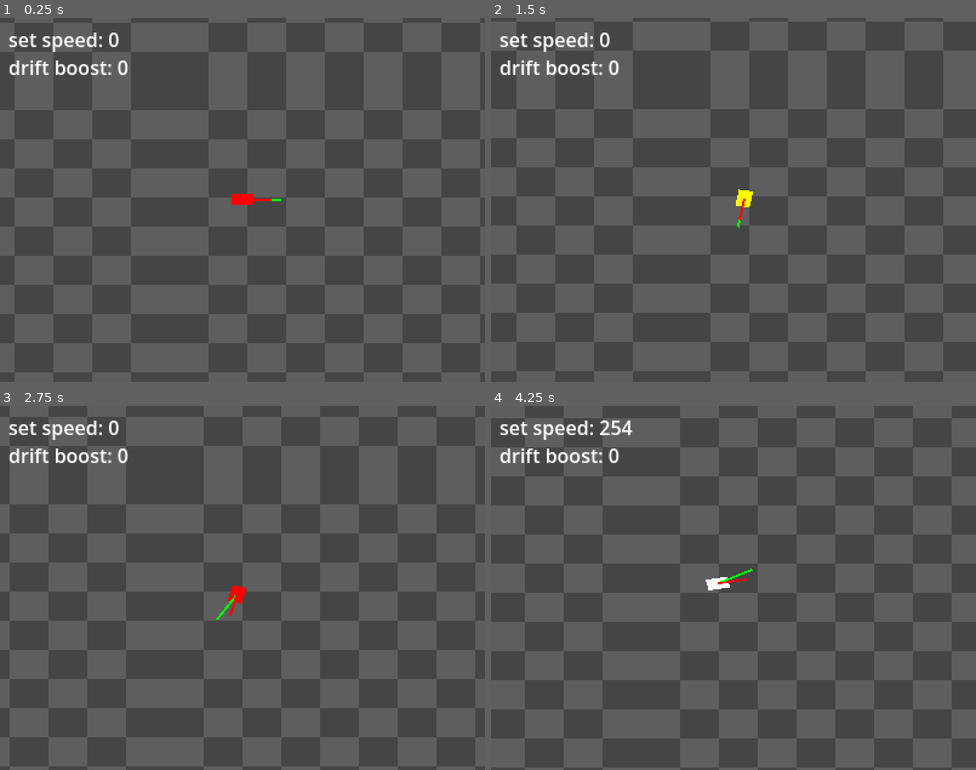
Above: before the commit, frames 1-4 (two rows, left to right).
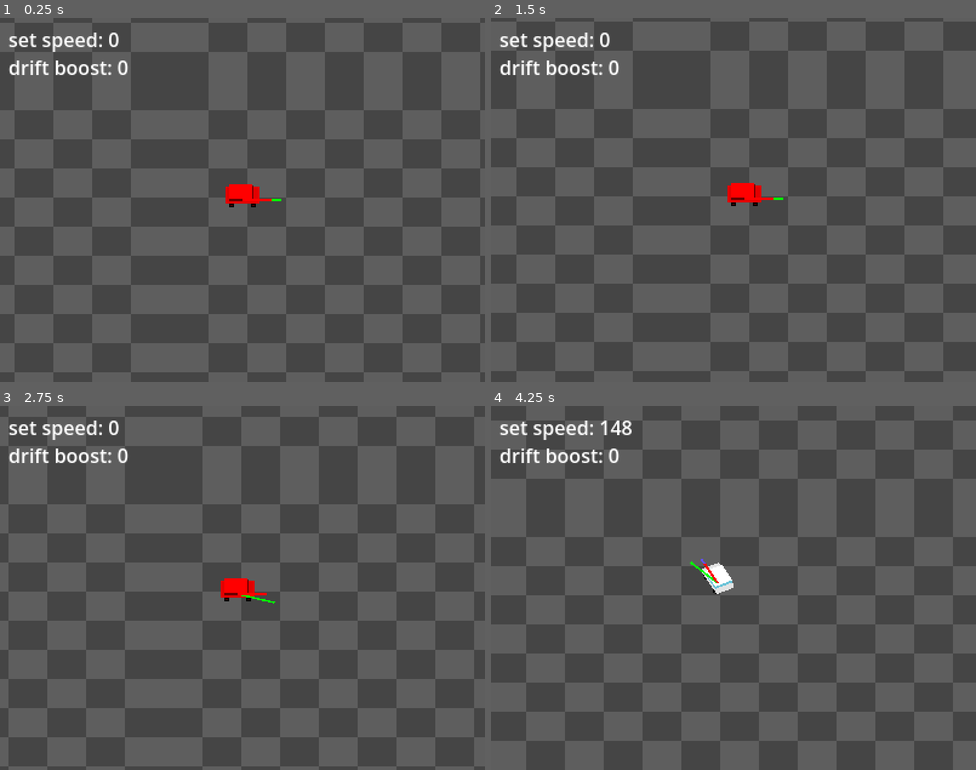
Above: after the commit, the same moments.

Repository: kaiakairos/yeehawDrive
Game: Godot game, scene res://world_scenes/test/test_track.tscn
Same seed, same stepped clock (60 frames per second), same inputs: the game is played once before the commit and once after it. The project has no main scene, so this scene is started directly.
Inputs (mouse positions are in pixels of both pictures, inside the frame that each line leads up to):
- Up to frame 1 (0.25 s): no input
- Up to frame 2 (1.5 s): tap Enter at 0.5 s; move the mouse to (840, 181) at 0.52 s; hold D (turnRight) 0.53-1.28 s; hold Space (hop) 0.53-1.28 s; move the mouse to (636, 218) at 1.27 s; hold S (brake) from 1.28 s (still down); tap Space (hop) at 1.35 s
- Up to frame 3 (2.75 s): tap Space (hop) at 1.52, 1.82, 2 s; move the mouse to (291, 507) at 2.02 s; release S (brake) at 2.03 s; hold D (turnRight) from 2.03 s (still down); hold Space (hop) from 2.03 s (still down)
- Up to frame 4 (4.25 s): tap Enter at 2.75 s; move the mouse to (709, 660) at 2.77 s; release D (turnRight) at 2.78 s; release Space (hop) at 2.78 s; hold W (accelerate) 2.78-3.53 s; tap Space (hop) at 2.85, 3.02, 3.32 s; move the mouse to (879, 642) at 3.52 s; hold A (turnLeft) from 3.53 s (still down); hold Space (hop) from 3.53 s (still down)

The runs differ from the first frame. In frame 1, 0.3% of the frame differs, in the area x 46-54%, y 45-52%; in frame 2, 0.5%; in frame 3, 3.4%; in frame 4, 56%, in the area x 0-100%, y 0-100%.

Commit message:
some baloney

Diff:
--- /dev/null
+++ b/object_scenes/effects/tireTracks/tire_tracks.gd
@@ -0,0 +1,16 @@
+extends Node2D
+
+var reset:float = 0.0
+
+func _process(delta: float) -> void:
+	reset += delta
+	modulate.a = 1.0 - reset
+	if reset > 1.0:
+		queue_free()
+
+func addPoints(point1:Vector2,point2:Vector2,point3:Vector2,point4:Vector2) -> void:
+	$Line2D.add_point(point1)
+	$Line2D2.add_point(point2)
+	$Line2D3.add_point(point3)
+	$Line2D4.add_point(point4)
+	reset = 0.0
--- /dev/null
+++ b/object_scenes/effects/tireTracks/tire_tracks.tscn
@@ -0,0 +1,30 @@
+[gd_scene format=3 uid="uid://crwggixjc8eb4"]
+
+[ext_resource type="Script" uid="uid://bv74wdsypd72a" path="res://object_scenes/effects/tireTracks/tire_tracks.gd" id="1_ablhx"]
+
+[sub_resource type="Gradient" id="Gradient_aol4k"]
+colors = PackedColorArray(0, 0, 0, 0, 0, 0, 0, 0.6784314)
+
+[node name="TireTracks" type="Node2D" unique_id=2111373638]
+z_index = -10
+script = ExtResource("1_ablhx")
+
+[node name="Line2D" type="Line2D" parent="." unique_id=991341724]
+width = 2.0
+default_color = Color(0, 0, 0, 0.6901961)
+gradient = SubResource("Gradient_aol4k")
+
+[node name="Line2D2" type="Line2D" parent="." unique_id=2142011179]
+width = 2.0
+default_color = Color(0, 0, 0, 0.6901961)
+gradient = SubResource("Gradient_aol4k")
+
+[node name="Line2D3" type="Line2D" parent="." unique_id=403483449]
+width = 2.0
+default_color = Color(0, 0, 0, 0.6901961)
+gradient = SubResource("Gradient_aol4k")
+
+[node name="Line2D4" type="Line2D" parent="." unique_id=1036788860]
+width = 2.0
+default_color = Color(0, 0, 0, 0.6901961)
+gradient = SubResource("Gradient_aol4k")
--- a/object_scenes/player/playerCar.tscn
+++ b/object_scenes/player/playerCar.tscn
@@ -7,6 +7,10 @@
 _limits = [0.0, 0.2, 0.0, 1.0]
 _data = [Vector2(0, 0), 0.0, 1.1109314, 0, 0, Vector2(0.5061224, 0.2), 0.0, 0.0, 0, 0]
 point_count = 2
+
+[sub_resource type="Curve" id="Curve_2mpte"]
+_data = [Vector2(0, 0), 0.0, 3.9834328, 0, 0, Vector2(0.5098039, 1), 0.0, 0.0, 0, 0, Vector2(1, 0), -3.7420135, 0.0, 0, 0]
+point_count = 3
 
 [sub_resource type="CircleShape2D" id="CircleShape2D_kytb2"]
 radius = 6.0827627
@@ -19,6 +23,7 @@
 [node name="PlayerCar" type="CharacterBody2D" unique_id=1822216303]
 script = ExtResource("1_rsetr")
 turnStrengthCurve = SubResource("Curve_rsetr")
+hopAnimationCurve = SubResource("Curve_2mpte")
 
 [node name="CollisionShape2D" type="CollisionShape2D" parent="." unique_id=83995325]
 shape = SubResource("CircleShape2D_kytb2")
@@ -28,14 +33,21 @@
 
 [node name="rotationOrigin" type="Node2D" parent="SpriteGroup" unique_id=147573893]
 
-[node name="ColorRect" type="ColorRect" parent="SpriteGroup/rotationOrigin" unique_id=1884349851]
-offset_left = -9.0
-offset_top = -6.0
-offset_right = 9.0
-offset_bottom = 6.0
+[node name="otherRotate" type="Node2D" parent="SpriteGroup" unique_id=1867736109]
+
+[node name="Marker2D" type="Marker2D" parent="SpriteGroup/otherRotate" unique_id=1116236888]
+position = Vector2(9, -6.666667)
+
+[node name="Marker2D2" type="Marker2D" parent="SpriteGroup/otherRotate" unique_id=976792982]
+position = Vector2(9, 6.666667)
+
+[node name="Marker2D3" type="Marker2D" parent="SpriteGroup/otherRotate" unique_id=405500148]
+position = Vector2(-9, 6.666667)
+
+[node name="Marker2D4" type="Marker2D" parent="SpriteGroup/otherRotate" unique_id=74391056]
+position = Vector2(-9, -6.666667)
 
 [node name="actualVel" type="Line2D" parent="SpriteGroup" unique_id=1269617731]
-visible = false
 points = PackedVector2Array(100, -1, 0, -1)
 width = 2.0
 default_color = Color(0.38169557, 0.31337723, 1, 1)
--- a/object_scenes/player/player_car.gd
+++ b/object_scenes/player/player_car.gd
@@ -9,31 +9,42 @@
 var carDirection :Vector2 = Vector2.RIGHT
 
 var currentSpeed :float = 0.0
-var maxSpeed :float = 320.0
-var absoluteMaxSpeed :float = 640.0
+var maxSpeed :float = 380.0
+var absoluteMaxSpeed :float = 700.0
 
 var tractionLimitDot :float = 0.7
 var state :int = 0 # 0 drive, 1 hopping
 
+@export var hopAnimationCurve :Curve
 var hopTimer :float = 0.0
+const hopTimeAmount :float = 0.25
 
 var drifting : bool = false
 var driftboost :float = 0.0
 
 var trueVelocity :Vector2 = Vector2.ZERO
+var driftVelLengthSave :float = 0.0
+
+var assignedTireTrack :Node2D = null
+
+func _ready() -> void:
+	# generate sprite sheet automatically
+	var frameTotal :int = 20
+	for i in range(frameTotal):
+		var spr :Sprite2D = Sprite2D.new()
+		spr.texture = load("res://object_scenes/player/sprites/greenSquare.png")
+		spr.hframes = frameTotal
+		spr.frame = i
+		$SpriteGroup/rotationOrigin.add_child(spr)
 
 func _process(delta: float) -> void:
 	processWheelDirection(delta)
-
-
-
-
-	if Input.is_action_just_pressed("hop") and state == 0:
+	if Input.is_action_just_pressed("hop") and state == 0 and !drifting:
 		state = 1
 		hopTimer = 0.0
 		driftboost = 0.0
 
-	print(driftboost)
+	#print(driftboost)
 
 	match state:
 		0: # drive
@@ -43,45 +54,73 @@
 				if currentSpeed < maxSpeed:
 					currentSpeed = move_toward(currentSpeed,maxSpeed,delta*800.0)
 				else:
-					currentSpeed = move_toward(currentSpeed,maxSpeed,delta*10.0)
+					currentSpeed = move_toward(currentSpeed,maxSpeed,delta*60.0)
 			elif Input.is_action_pressed("brake"):
 				currentSpeed = move_toward(currentSpeed,0.0,delta*800.0)
 			else:
 				currentSpeed = move_toward(currentSpeed,0.0,delta*100.0)
 
 			var dot :float = carDirection.normalized().dot(trueVelocity.normalized())
-			#print(dot)
+			var dotReversed :float = 1.0 - abs(dot) # = 1.0 if drift perpendicular, 0.0 if parallel
 			if dot > tractionLimitDot:
 				trueVelocity = trueVelocity.move_toward(carDirection.normalized() * currentSpeed,delta*1800.0)
-				$SpriteGroup/rotationOrigin/ColorRect.color = Color.WHITE
+				$SpriteGroup/rotationOrigin.modulate = Color.WHITE
 				if drifting:
-					currentSpeed = maxSpeed + driftboost
+					currentSpeed = currentSpeed + driftboost
 					trueVelocity = trueVelocity.move_toward(carDirection.normalized() * currentSpeed,delta*1200.0)
 				drifting = false
 				driftboost = 0.0
 			else:
+
 				if Input.is_action_pressed("hop"):
-					trueVelocity += trueVelocity * 0.01 * (1.0 - abs(dot))
-					trueVelocity = trueVelocity.move_toward(carDirection.normalized() * currentSpeed,delta*500.0)
-
+					if Input.is_action_pressed("accelerate"):
+						trueVelocity = trueVelocity.move_toward(carDirection.normalized() * currentSpeed,delta*900.0)
+					else:
+						driftVelLengthSave = move_toward(driftVelLengthSave,0.0,delta*400.0)
+					trueVelocity = trueVelocity.normalized() * driftVelLengthSave
+					var um :float = abs(dot)
+					if um < 0.2:
+						um = 0.0
+					driftVelLengthSave = move_toward(driftVelLengthSave,0.0,delta*900.0 * um)
+					if trueVelocity.length() <= 0.0001:
+						printerr("Safety Stillness Protocal activated")
+						trueVelocity = carDirection.normalized()
 				else:
 					trueVelocity = trueVelocity.move_toward(carDirection.normalized() * currentSpeed,delta*800.0)
-				$SpriteGroup/rotationOrigin/ColorRect.color = Color.RED
+					driftVelLengthSave = trueVelocity.length()
+				$SpriteGroup/rotationOrigin.modulate = Color.RED
+				if !drifting:
+					createNewTireTrack()
 				drifting = true
-				driftboost += (6.0 * (1.0 - abs(dot))) * min(currentSpeed / maxSpeed,1.0)
+
+
+				driftboost += (6.0 * dotReversed) * min(currentSpeed / maxSpeed,1.0)
 		1: # hopping
 			carDirection = carDirection.rotated( wheelFacingAngle * delta * 8.0 )
-			$SpriteGroup/rotationOrigin/ColorRect.color = Color.YELLOW
+			$SpriteGroup/rotationOrigin.modulate = Color.YELLOW
 			hopTimer += delta
-			if hopTimer > 0.25:
+			if hopTimer > hopTimeAmount:
 				state = 0
+				driftVelLengthSave = trueVelocity.length()
+			$SpriteGroup/rotationOrigin.position.y = hopAnimationCurve.sample( hopTimer/hopTimeAmount) * -8.0
 
-
+	#print(trueVelocity)
 	velocity = trueVelocity * Vector2(1.0,0.75)
 	move_and_slide()
 
+
+	if drifting:
+		if is_instance_valid(assignedTireTrack):
+					assignedTireTrack.addPoints($SpriteGroup/otherRotate/Marker2D.global_position,
+					$SpriteGroup/otherRotate/Marker2D2.global_position,
+					$SpriteGroup/otherRotate/Marker2D3.global_position,
+					$SpriteGroup/otherRotate/Marker2D4.global_position)
+
 	placeCamera()
-	$SpriteGroup/rotationOrigin.rotation = carDirection.angle()
+
+	stackThemSprites()
+
+	$SpriteGroup/otherRotate.rotation = carDirection.angle()
 
 	updateDebugLines()
 	updateDebugLabels()
@@ -124,3 +163,17 @@
 	$Camera2D.position = get_local_mouse_position() * Vector2(1.0,0.75) * 0.1
 	if $Camera2D.position.length() > 48:
 		$Camera2D.position = $Camera2D.position.normalized() * 48
+	$Camera2D.position.x = roundi($Camera2D.position.x)
+	$Camera2D.position.y = roundi($Camera2D.position.y)
+
+func stackThemSprites() -> void:
+	var i :int = 0
+	for child in $SpriteGroup/rotationOrigin.get_children():
+		child.position.y = -i * 0.5
+		child.rotation =  carDirection.angle()
+		i += 1
+
+func createNewTireTrack() -> void:
+	var obj :Node2D = load("res://object_scenes/effects/tireTracks/tire_tracks.tscn").instantiate()
+	get_parent().add_child(obj)
+	assignedTireTrack = obj
--- a/project.godot
+++ b/project.godot
@@ -67,6 +67,7 @@
 
 [rendering]
 
+textures/canvas_textures/default_texture_filter=0
 rendering_device/driver.windows="d3d12"
 renderer/rendering_method="gl_compatibility"
 renderer/rendering_method.mobile="gl_compatibility"
--- /dev/null
+++ b/world_scenes/test/test_track.gd
@@ -0,0 +1,14 @@
+extends Node2D
+
+var myVariable = 0
+
+
+
+# Called when the node enters the scene tree for the first time.
+func _ready() -> void:
+	print("whateeversfsgvsd")
+
+
+# Called every frame. 'delta' is the elapsed time since the previous frame.
+func _process(delta: float) -> void:
+	print("anfiabgaibga hbgshbgshdgs")
--- a/world_scenes/test/test_track.tscn
+++ b/world_scenes/test/test_track.tscn
@@ -1,8 +1,10 @@
 [gd_scene format=3 uid="uid://ioga8i1ygycu"]
 
+[ext_resource type="Script" uid="uid://clwsh3bpb5w3i" path="res://world_scenes/test/test_track.gd" id="1_35rhc"]
 [ext_resource type="PackedScene" uid="uid://b3fnthab616xg" path="res://object_scenes/player/playerCar.tscn" id="1_k6c8e"]
 
 [node name="TestTrack" type="Node2D" unique_id=1882377957]
+script = ExtResource("1_35rhc")
 
 [node name="PlayerCar" parent="." unique_id=1822216303 instance=ExtResource("1_k6c8e")]
 position = Vector2(60, 98)
Not shown, added: object_scenes/effects/tireTracks/tire_tracks.gd.uid
Binary file added: object_scenes/player/sprites/greenSquare.png
Not shown, added: object_scenes/player/sprites/greenSquare.png.import
Binary file added: object_scenes/player/sprites/placeholder.png
Not shown, added: object_scenes/player/sprites/placeholder.png.import
Not shown, added: world_scenes/test/test_track.gd.uid
